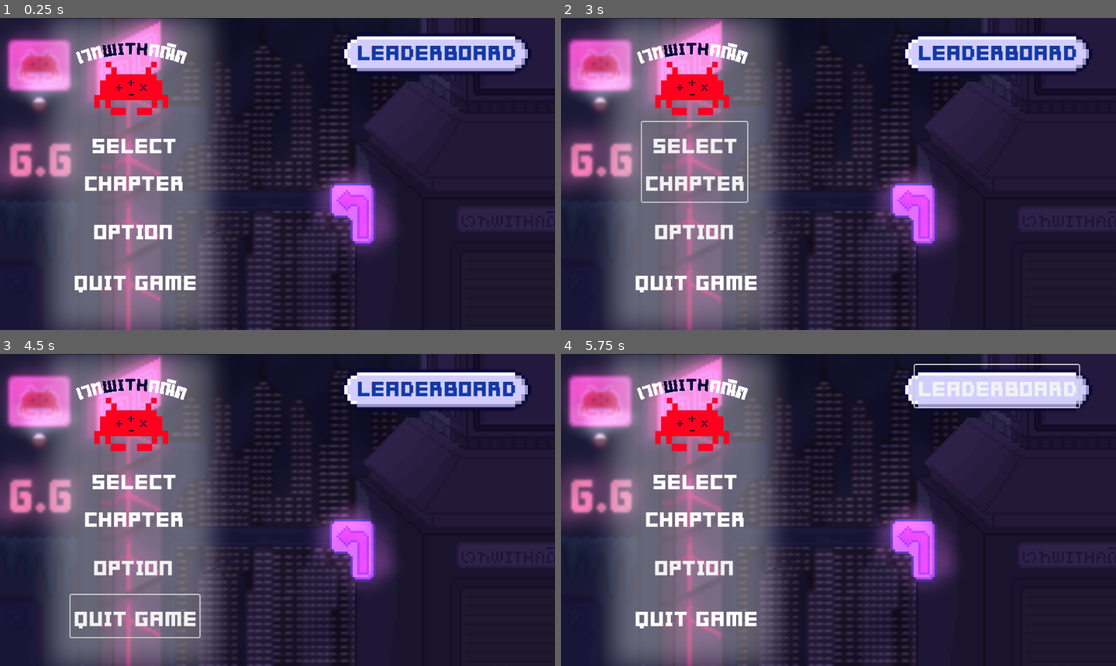
Above: before the commit, frames 1-4 (two rows, left to right).
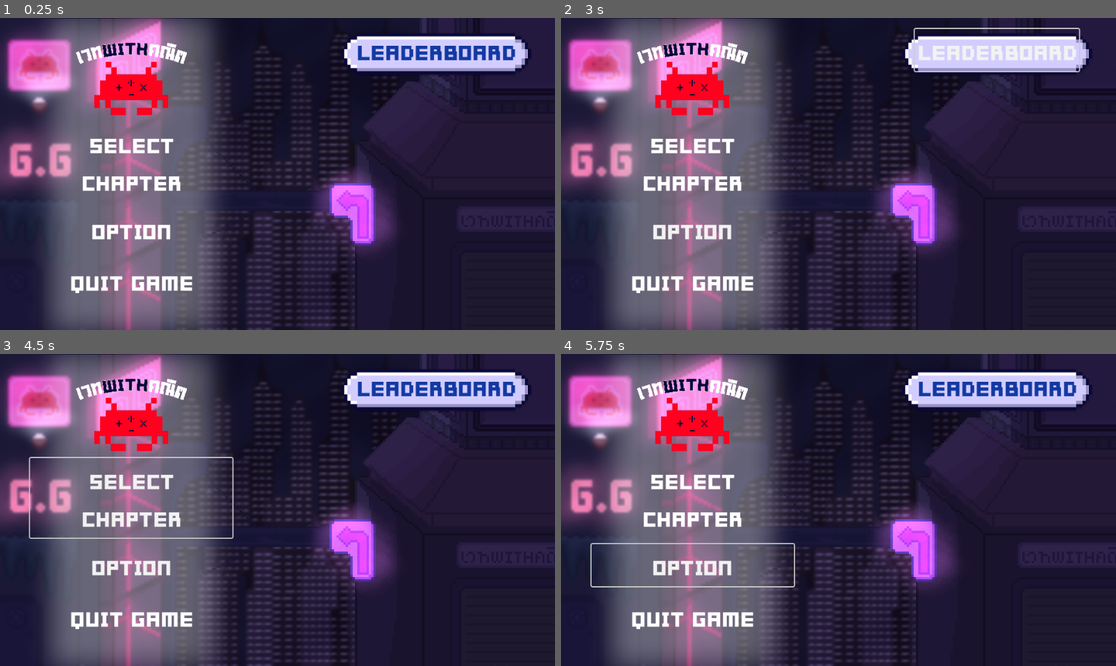
Above: after the commit, the same moments.

Repository: nooparnjang/Magic_WITH_math
Game: Godot game, scene res://scenes/mainmenu/MainMenu.tscn
Two runs of this game, one before a commit and one after it. Both use one fixed random seed, a clock stepped at 60 frames per second and the inputs below. This scene is started directly instead of the project's main scene.
Inputs:
- Up to frame 1 (0.25 s): no input
- Up to frame 2 (3 s): click "SELECT CHAPTER" at 0.5 s; click "LEADERBOARD" at 1.25 s; click "OPTION" at 2 s; hold Right (ui_right) from 2.78 s (still down)
- Up to frame 3 (4.5 s): tap Enter (ui_accept) at 3.5, 3.77, 4.25 s; release Right (ui_right) at 4.28 s; hold Left (ui_left) from 4.28 s (still down)
- Up to frame 4 (5.75 s): release Left (ui_left) at 5.03 s; hold Right (ui_right) from 5.03 s (still down)

The runs differ from the first frame. In frame 1, 1.9% of the frame differs, in the area x 12-36%, y 38-89%; in frame 2, 3.4%; in frame 3, 2.6%; in frame 4, 3.5%, in the area x 5-94%, y 3-89%.

Commit message:
change main menu button position and size

Diff:
--- a/scenes/mainmenu/MainMenu.tscn
+++ b/scenes/mainmenu/MainMenu.tscn
@@ -42,6 +42,7 @@
 grow_vertical = 2
 
 [node name="backbutton" type="Panel" parent="." unique_id=2094999074]
+custom_minimum_size = Vector2(350, 0)
 layout_mode = 0
 offset_left = 43.0
 offset_top = 1.0
@@ -60,10 +61,11 @@
 texture = ExtResource("7_chemg")
 
 [node name="selectchapter" type="Button" parent="." unique_id=668538490]
+custom_minimum_size = Vector2(350, 0)
 layout_mode = 0
-offset_left = 140.0
+offset_left = 52.0
 offset_top = 180.0
-offset_right = 322.0
+offset_right = 402.0
 offset_bottom = 318.0
 theme_override_colors/font_color = Color(1, 1, 1, 1)
 theme_override_fonts/font = ExtResource("6_7j4e4")
@@ -73,10 +75,11 @@
 flat = true
 
 [node name="option" type="Button" parent="." unique_id=1102908938]
+custom_minimum_size = Vector2(350, 0)
 layout_mode = 0
-offset_left = 157.0
+offset_left = 53.0
 offset_top = 329.0
-offset_right = 304.0
+offset_right = 403.0
 offset_bottom = 402.0
 theme_override_colors/font_color = Color(1, 1, 1, 1)
 theme_override_fonts/font = ExtResource("6_7j4e4")
@@ -85,11 +88,12 @@
 flat = true
 
 [node name="quit" type="Button" parent="." unique_id=1303901794]
+custom_minimum_size = Vector2(350, 0)
 layout_mode = 0
-offset_left = 122.0
-offset_top = 417.0
-offset_right = 345.0
-offset_bottom = 490.0
+offset_left = 53.0
+offset_top = 418.0
+offset_right = 403.0
+offset_bottom = 491.0
 theme_override_colors/font_color = Color(1, 1, 1, 1)
 theme_override_fonts/font = ExtResource("6_7j4e4")
 theme_override_font_sizes/font_size = 50
